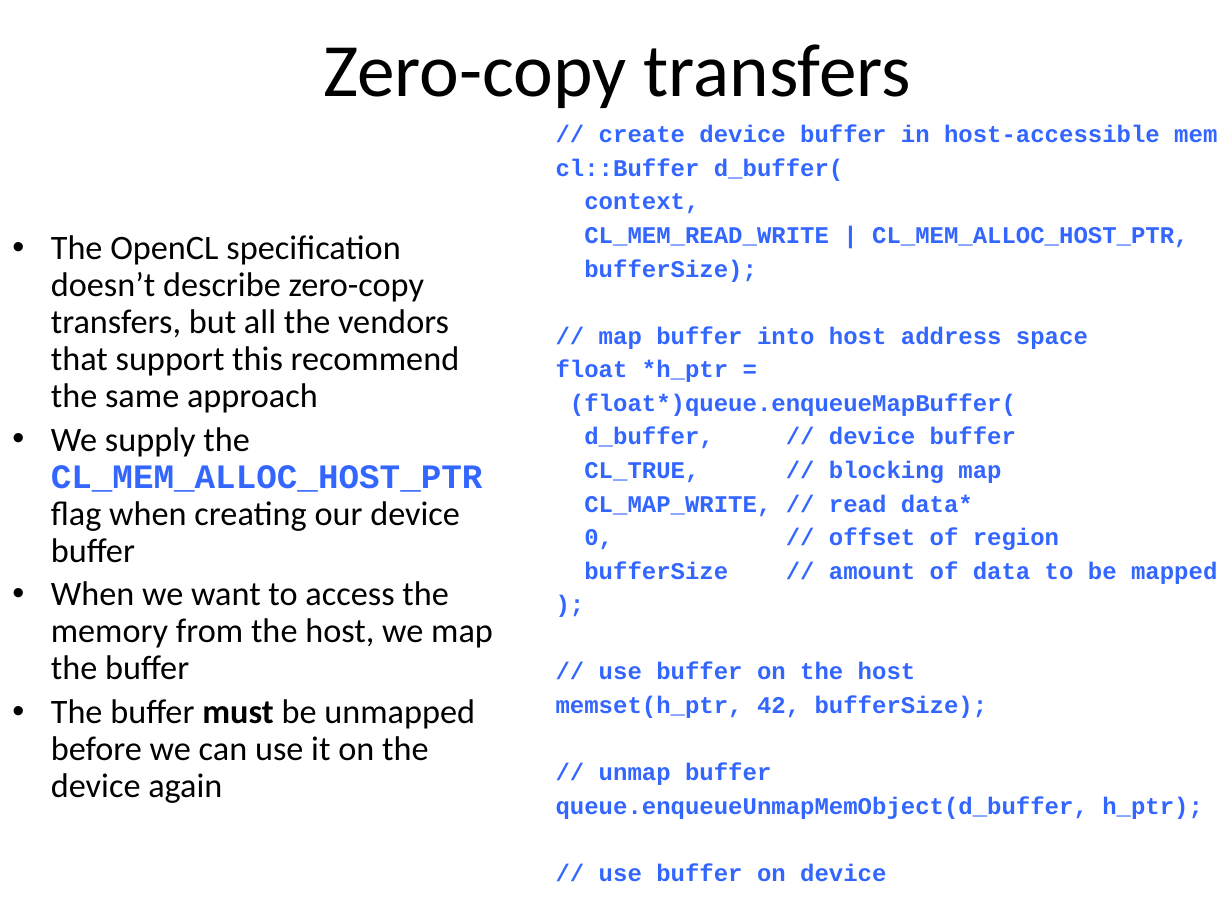
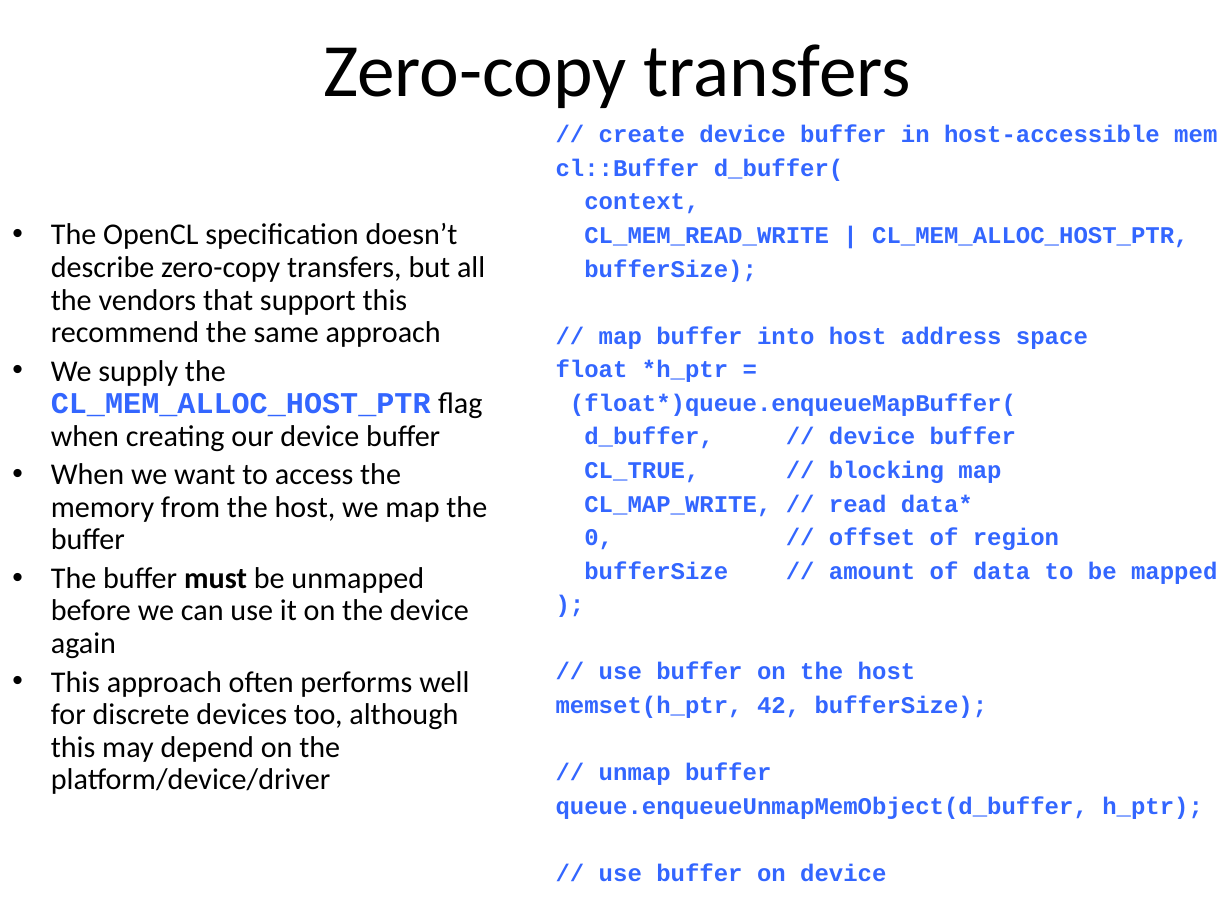
Before and after one commit to UoB-HPC/opencl-training-code, a slide deck: slide 26 of slides/advanced_part1.pptx. Drawn at 1232x924 pixels with LibreOffice and Linux fonts; fonts in the diff are those of the drawing. Boxes give left, top, right and bottom in pixels: in the first picture for what was removed or moved away, otherwise in the second. Text is boxed around its words. In the diff, an @@ line names an element or a change of style, - is before the commit and + after.

```diff
--- a/slides/advanced_part1.pptx
+++ b/slides/advanced_part1.pptx
@@ text at bbox=[51, 223, 487, 658]: size 20 to 17.6 pt in "The OpenCL specification doesn’t describe zero-copy transfer ...", "We supply the CL_MEM_ALLOC_HOST_PTR flag when creating ...", "When we want to access the memory ...", "The buffer must be unmapped before we ..." @@
@@ text at bbox=[51, 671, 469, 794]: paragraph added @@
+• This approach often performs well for discrete devices too, although this may depend on the platform/device/driver
```
Also in this commit, not shown: 1 other slide changed.
